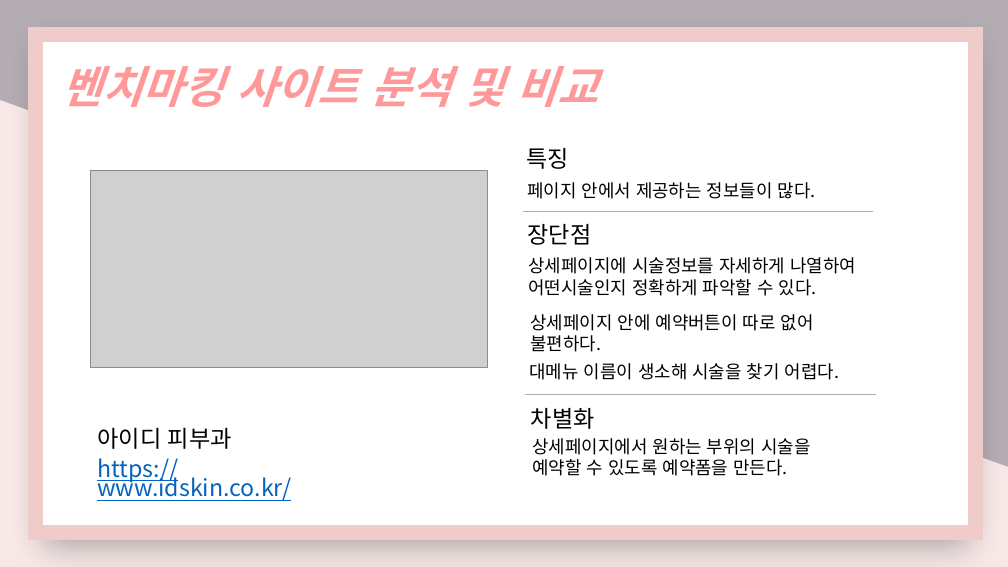
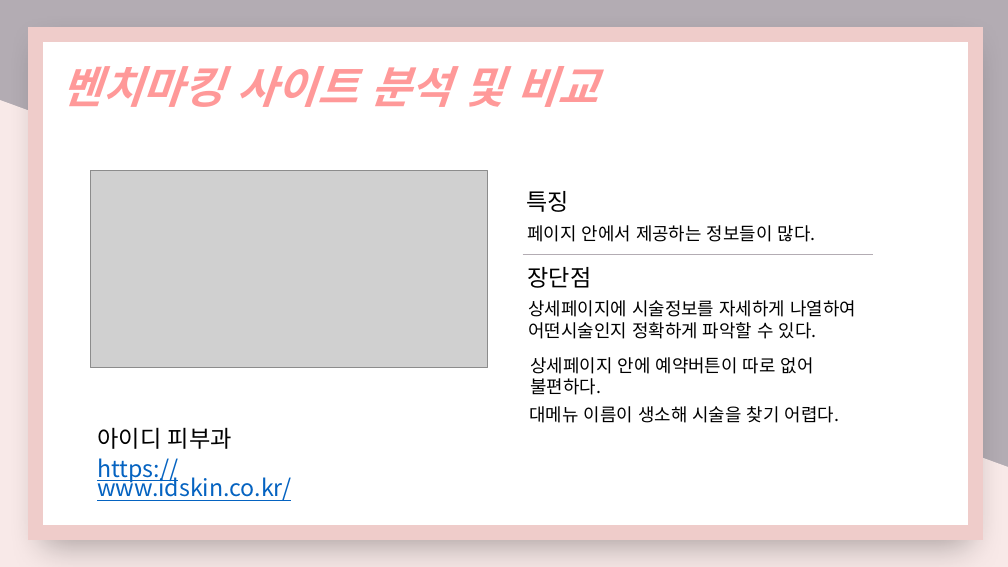
Before and after one commit to nimi2838/thecare, a slide deck: slide 6 of 졸작 기획서.pptx (slide 7 before the commit). Drawn at 1008x567 pixels with LibreOffice and Linux fonts; fonts in the diff are those of the drawing; grey boxes stand for pictures. Boxes give left, top, right and bottom in pixels: in the first picture for what was removed or moved away, otherwise in the second. Text is boxed around its words. In the diff, an @@ line names an element or a change of style, - is before the commit and + after.

```diff
--- a/졸작 기획서.pptx
+++ b/졸작 기획서.pptx
@@ 5 texts, 1 line: place and size @@
-5 texts, 1 line at [523,148,873,380]
+5 texts, 1 line at [523,191,873,423]
@@ text "상세페이지에 시술정보를 자세하게 나열하여": place and size @@
-text "상세페이지에 시술정보를 자세하게 나열하여" at [528,257,856,296]
+text "상세페이지에 시술정보를 자세하게 나열하여" at [528,300,856,339]
@@ line removed from (525, 395) to (876, 395) @@
@@ text removed at [531,408,595,429] @@
-차별화
@@ text removed at [532,438,810,476] @@
-상세페이지에서 원하는 부위의 시술을
-예약할 수 있도록 예약폼을 만든다.
```
Also in this commit, not shown: 4 other slides changed, 1 slide removed.
